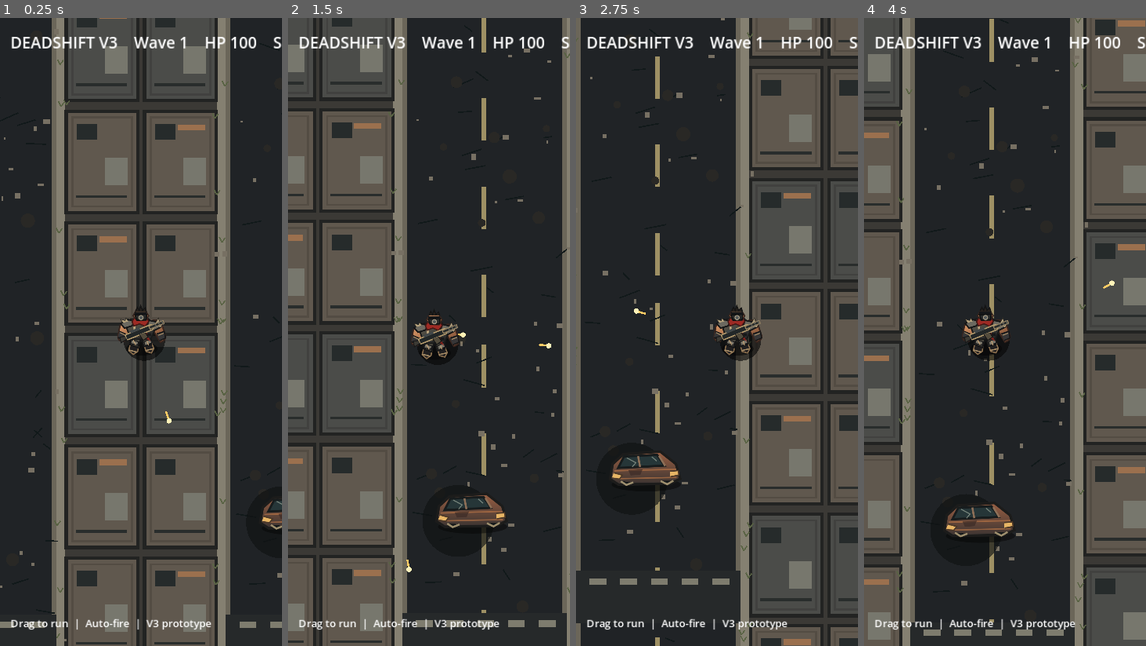
Above: before the commit, frames 1-4 (left to right).
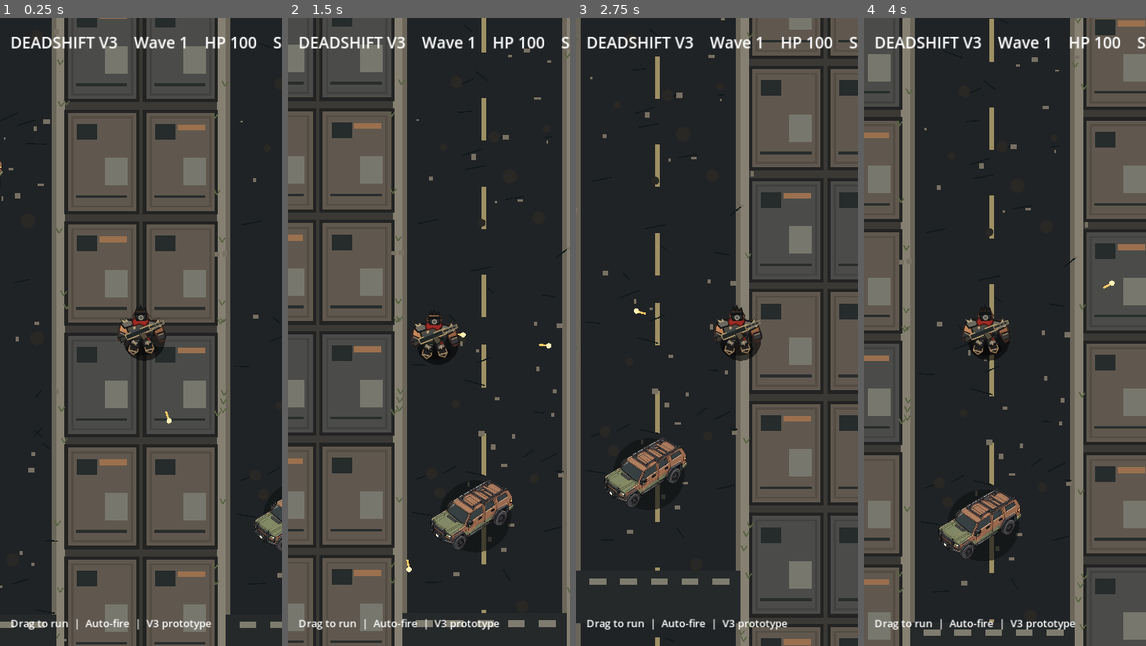
Above: after the commit, the same moments.

Repository: dennypag02/deadshift
Game: Godot game, scene res://scenes/main.tscn
The game is run twice, just before and just after one commit, with the same random seed, the same clock (stepped at 60 frames per second) and the same inputs.
Inputs (mouse positions are in pixels of both pictures, inside the frame that each line leads up to):
- Up to frame 1 (0.25 s): no input
- Up to frame 2 (1.5 s): tap Enter at 0.5 s; move the mouse to (491, 300) at 0.52 s; hold Right (ui_right) 0.53-1.25 s; click (491, 300) at 0.67 s; drag from (372, 363) to (414, 457) at 1.27 s
- Up to frame 3 (2.75 s): move the mouse to (745, 193) at 2.02 s; hold Right (ui_right) from 2.03 s (still down)
- Up to frame 4 (4 s): release Right (ui_right) at 2.75 s; drag from (990, 457) to (920, 237) at 2.77 s; move the mouse to (1089, 426) at 3.52 s; hold Left (ui_left) from 3.53 s (still down)

The runs differ from the first frame. In frame 1, 0.4% of the frame differs, in the area x 0-100%, y 22-85%; in frame 2, 1.5%, in the area x 50-80%, y 73-85%; in frame 3, 1.5%; in frame 4, 1.5%.

Commit message:
Use approved SUV asset in DeadShift city

Diff:
--- a/godot/scripts/main.gd
+++ b/godot/scripts/main.gd
@@ -5,7 +5,7 @@
 const CHUNK := 512.0
 const SURVIVOR_ART := preload("res://art/survivor_wasteland.svg")
 const ZOMBIE_ART := preload("res://art/zombie_shambler.svg")
-const CAR_ART := preload("res://art/wrecked_car.svg")
+const CAR_ART := preload("res://art/cars/car_suv.png")
 const PLAYER_SPEED := 245.0
 const FIRE_PERIOD := 0.28
 const BULLET_SPEED := 570.0
@@ -262,11 +262,14 @@
 		var weed := base + Vector2(side_x + local_rng.randf_range(-9.0, 9.0), local_rng.randf_range(0.0, CHUNK))
 		draw_line(weed, weed + Vector2(-4, -8), Color("#596344"), 2.0)
 		draw_line(weed, weed + Vector2(5, -7), Color("#596344"), 2.0)
-	# A recognizable abandoned car, with a shadow and oil stain.
+	# Approved abandoned SUV asset, preserving its generated aspect ratio.
 	if posmod(chunk.x * 7 + chunk.y * 11, 3) == 0:
-		var car_pos := base + Vector2(173, 235)
-		draw_circle(car_pos + Vector2(43, 56), 55.0, Color(0.06, 0.07, 0.07, 0.65))
-		draw_texture_rect(CAR_ART, Rect2(car_pos, Vector2(128, 80)), false)
+		var car_center := base + Vector2(237, 275)
+		var car_texture_size := Vector2(CAR_ART.get_size())
+		var car_scale := 128.0 / maxf(car_texture_size.x, car_texture_size.y)
+		var car_draw_size := car_texture_size * car_scale
+		draw_circle(car_center + Vector2(5, 9), 55.0, Color(0.06, 0.07, 0.07, 0.65))
+		draw_texture_rect(CAR_ART, Rect2(car_center - car_draw_size * 0.5, car_draw_size), false)
 	# Intersections and evacuation crossings every third block.
 	if posmod(chunk.y, 3) == 0:
 		draw_rect(Rect2(base + Vector2(130, 432), Vector2(252, 80)), Color("#26292a"))
